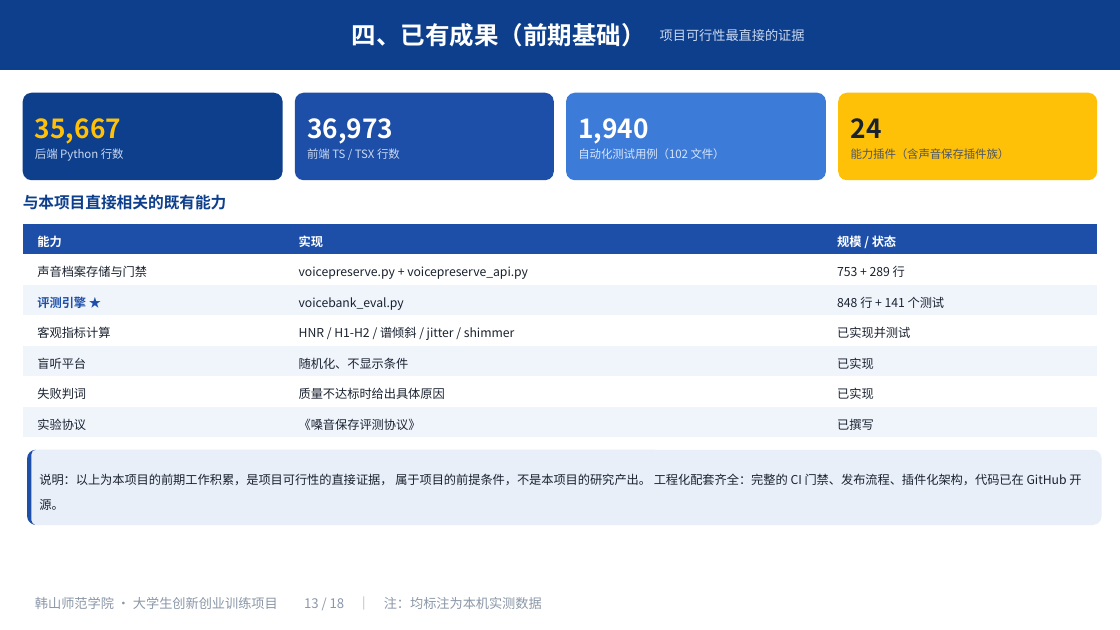
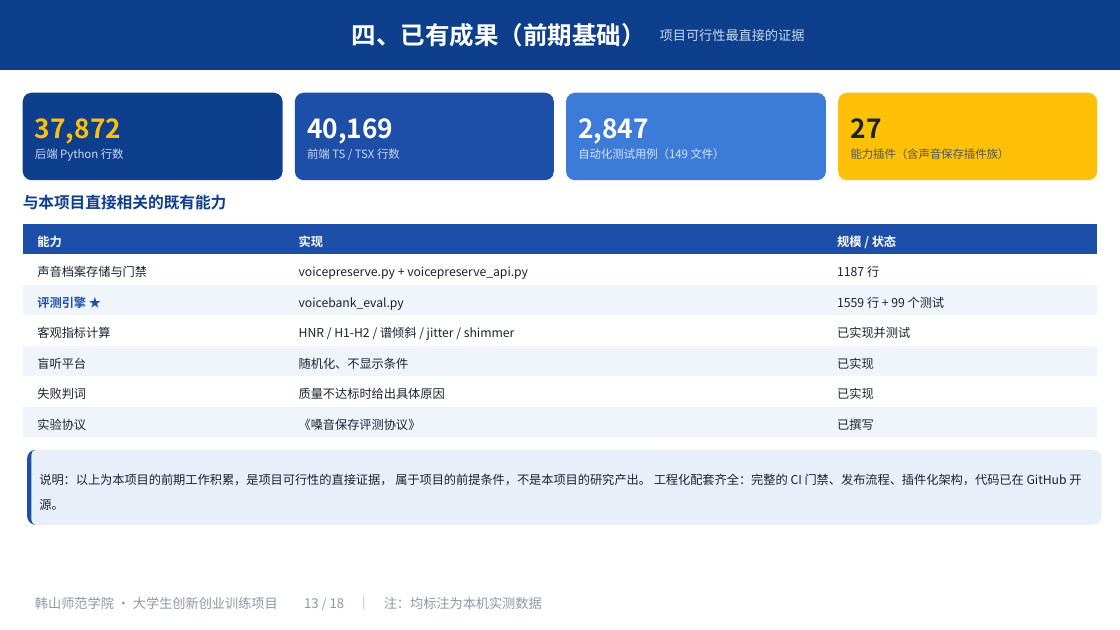
Before and after one commit to mouxu66/voice-morph, a slide deck: slide 14 of docs/大创申报-2026-10/大创申报PPT.pptx. Drawn at 1120x630 pixels with LibreOffice and Linux fonts; fonts in the diff are those of the drawing. Boxes give left, top, right and bottom in pixels: in the first picture for what was removed or moved away, otherwise in the second. Text is boxed around its words. In the diff, an @@ line names an element or a change of style, - is before the commit and + after.

```diff
--- a/docs/大创申报-2026-10/大创申报PPT.pptx
+++ b/docs/大创申报-2026-10/大创申报PPT.pptx
@@ text at [35,118,121,144]: text changed @@
-35,667
+37,872
@@ text at [307,118,393,144]: text changed @@
-36,973
+40,169
@@ text at [578,118,649,144]: text changed @@
-1,940
+2,847
@@ text at [851,118,882,138]: text changed @@
-24
+27
@@ text at [578,148,725,159]: text changed @@
-自动化测试用例（102 文件）
+自动化测试用例（149 文件）
@@ table at [23,224,1097,438] @@
-row 2, column 3: 753 + 289 行
+row 2, column 3: 1187 行
-row 3, column 3: 848 行 + 141 个测试
+row 3, column 3: 1559 行 + 99 个测试
```
Also in this commit, not shown: 4 other slides changed, 2 other files.
